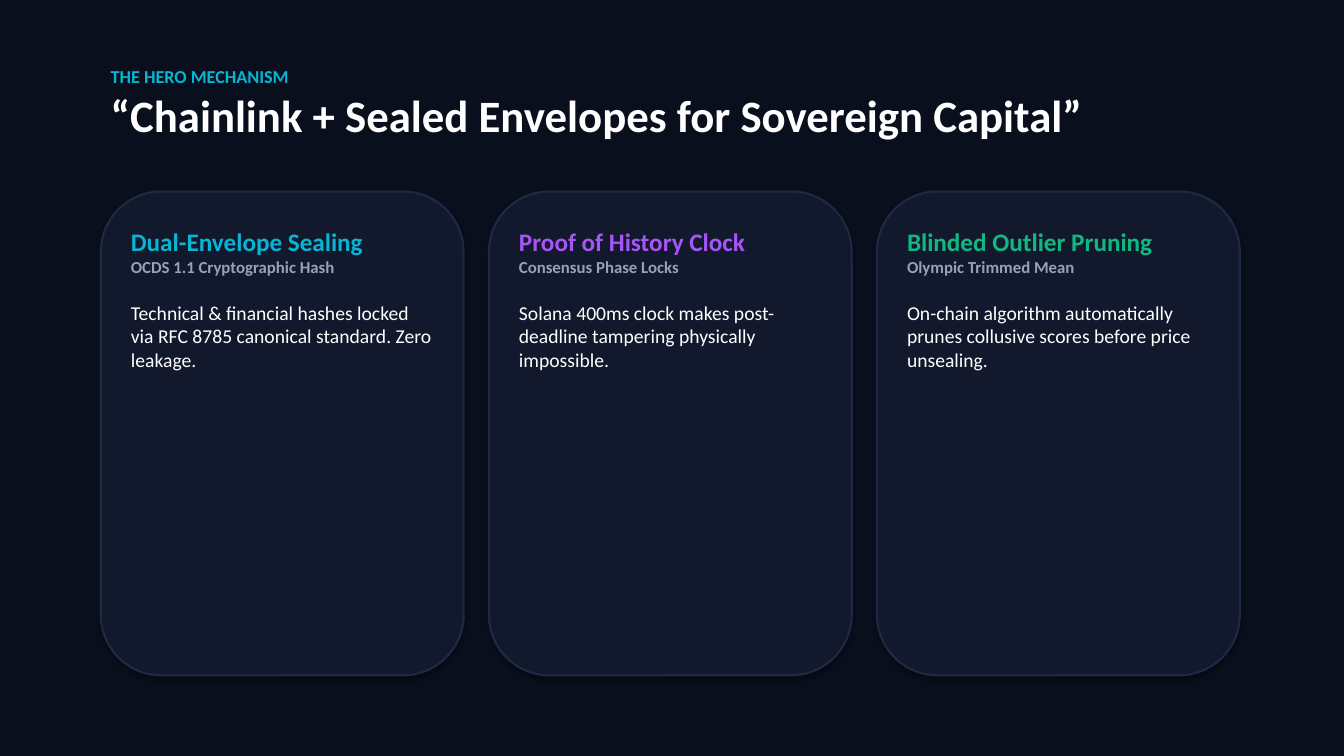
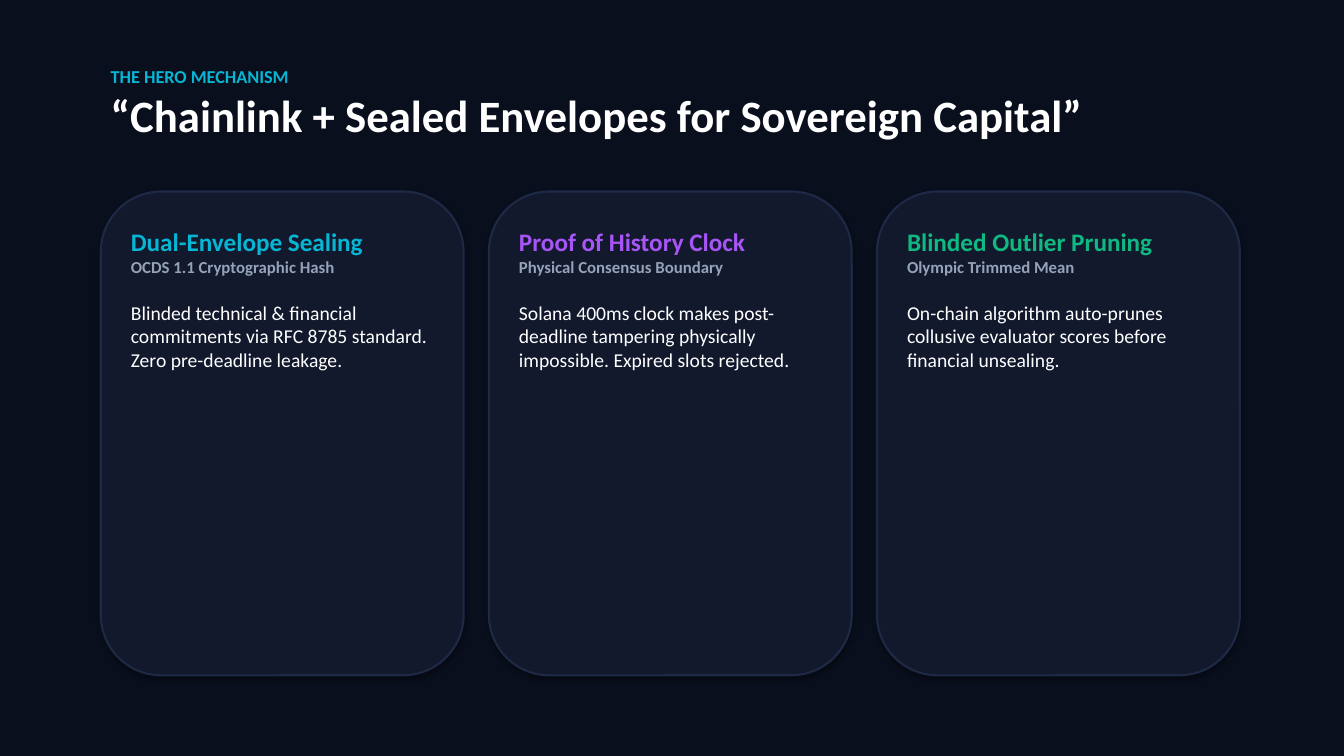
Before and after one commit to Ujjwal1396/BidTrace, a slide deck: slide 3 of BidTrace_Pitch_Deck_2Min.pptx. Drawn at 1344x756 pixels with LibreOffice and Linux fonts; fonts in the diff are those of the drawing. Boxes give left, top, right and bottom in pixels: in the first picture for what was removed or moved away, otherwise in the second. Text is boxed around its words. In the diff, an @@ line names an element or a change of style, - is before the commit and + after.

```diff
--- a/BidTrace_Pitch_Deck_2Min.pptx
+++ b/BidTrace_Pitch_Deck_2Min.pptx
@@ text at box(131, 306, 427, 371): text changed @@
-Technical & financial hashes locked via RFC 8785 canonical standard. Zero leakage.
+Blinded technical & financial commitments via RFC 8785 standard. Zero pre-deadline leakage.
@@ text at box(519, 306, 789, 371): text changed @@
-Consensus Phase Locks
-Solana 400ms clock makes post-deadline tampering physically impossible.
+Physical Consensus Boundary
+Solana 400ms clock makes post-deadline tampering physically impossible. Expired slots rejected.
@@ text at box(907, 306, 1166, 371): text changed @@
-On-chain algorithm automatically prunes collusive scores before price unsealing.
+On-chain algorithm auto-prunes collusive evaluator scores before financial unsealing.
```
Also in this commit, not shown: 5 other slides changed, 4 other files.
